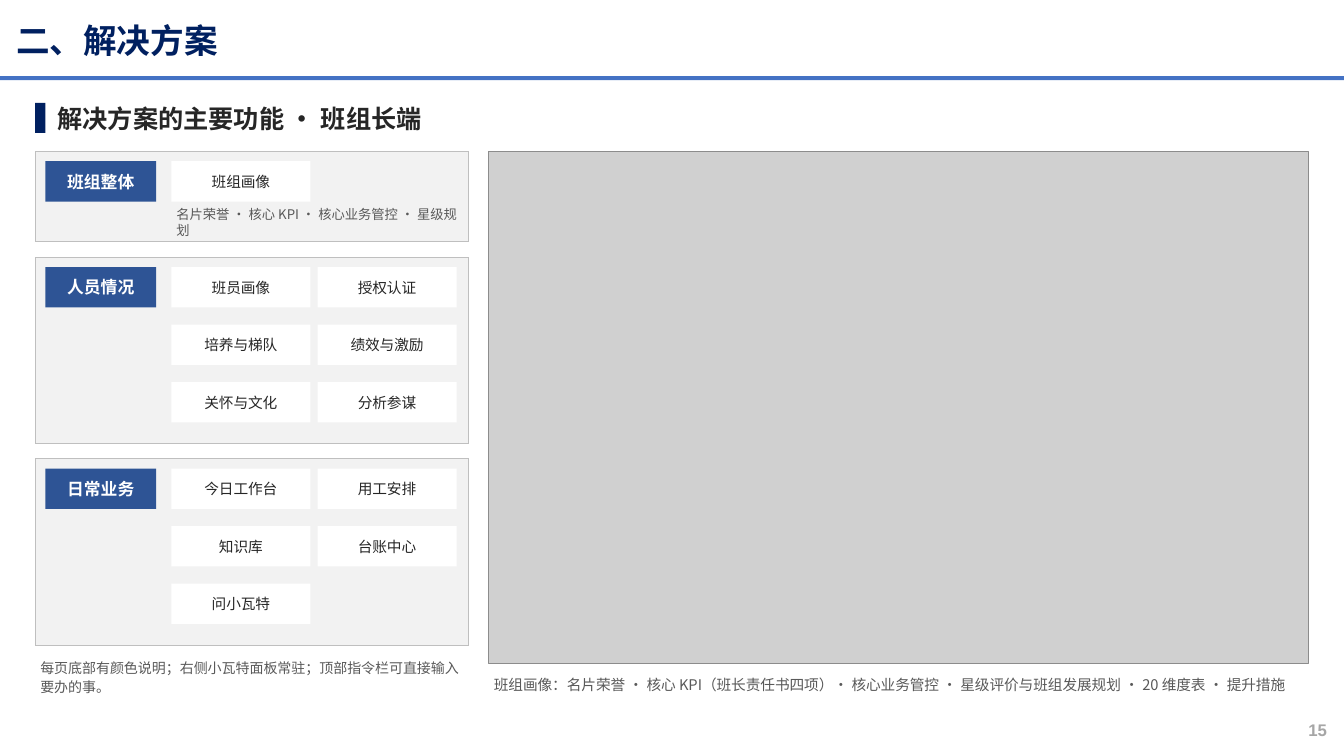
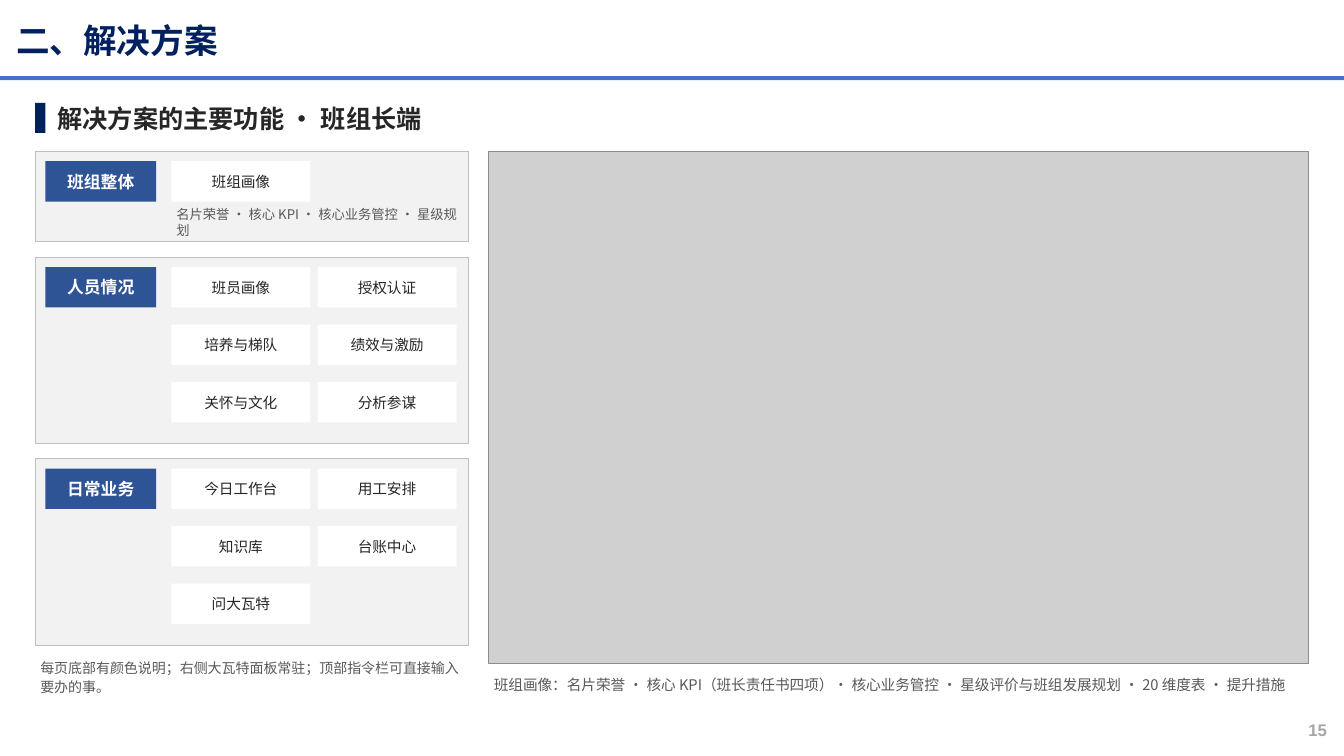
Before and after one commit to michael4949/-, a slide deck: slide 15 of xiaowatt/docs/正式交付物/申报PPT_高效班组管理助手_班组数字画像与班组长AI助手_V3.0.pptx. Drawn at 1344x756 pixels with LibreOffice and Linux fonts; fonts in the diff are those of the drawing; grey boxes stand for pictures; background and template pictures are left out. Boxes give left, top, right and bottom in pixels: in the first picture for what was removed or moved away, otherwise in the second. Text is boxed around its words. In the diff, an @@ line names an element or a change of style, - is before the commit and + after.

```diff
--- a/xiaowatt/docs/正式交付物/申报PPT_高效班组管理助手_班组数字画像与班组长AI助手_V3.0.pptx
+++ b/xiaowatt/docs/正式交付物/申报PPT_高效班组管理助手_班组数字画像与班组长AI助手_V3.0.pptx
@@ text in rectangle at [212,596,270,610]: text changed @@
-问小瓦特
+问大瓦特
@@ text at [40,661,459,693]: text changed @@
-每页底部有颜色说明；右侧小瓦特面板常驻；顶部指令栏可直接输入要办的事。
+每页底部有颜色说明；右侧大瓦特面板常驻；顶部指令栏可直接输入要办的事。
```
Also in this commit, not shown: 3 other slides changed, 26 other files.
